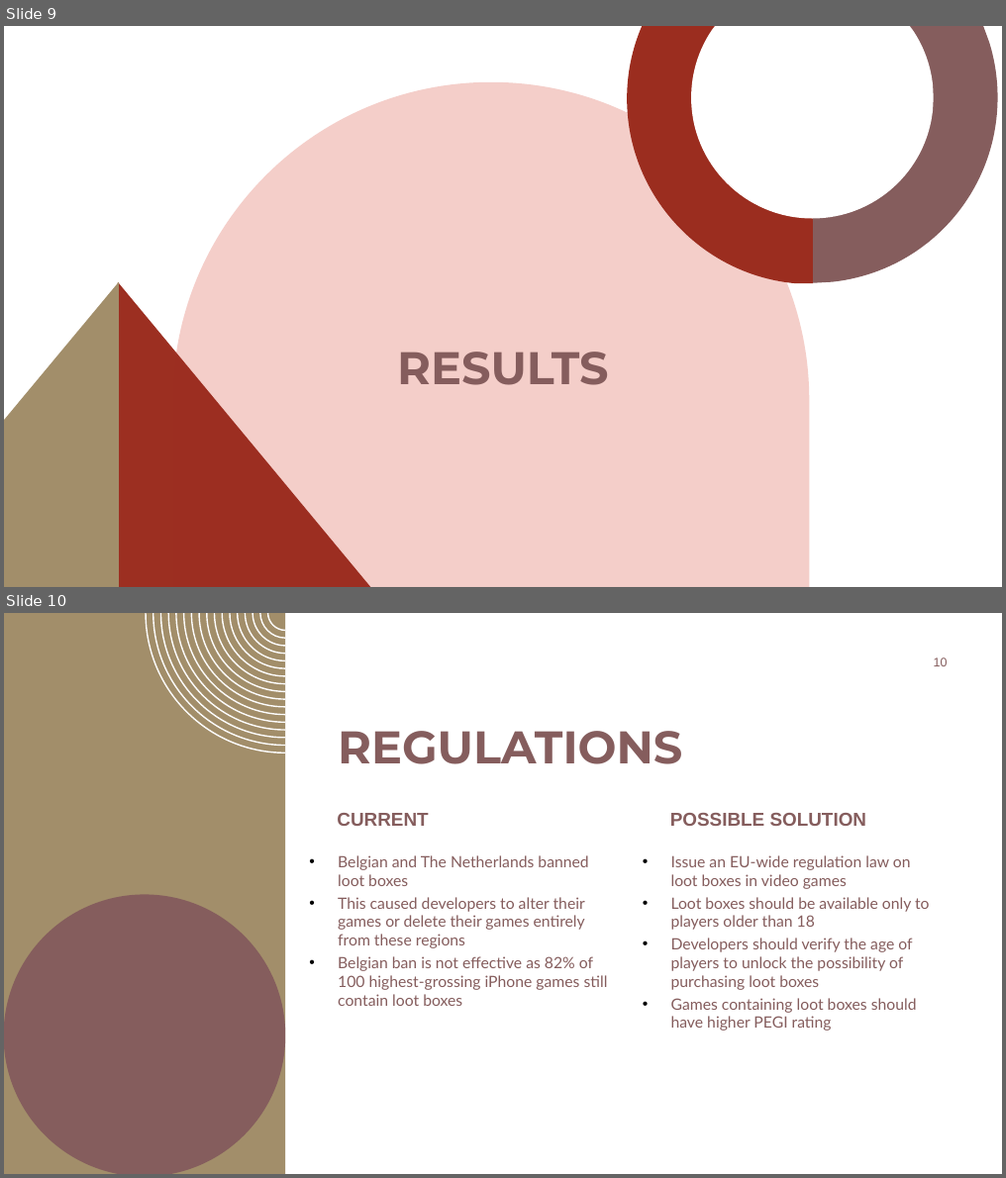
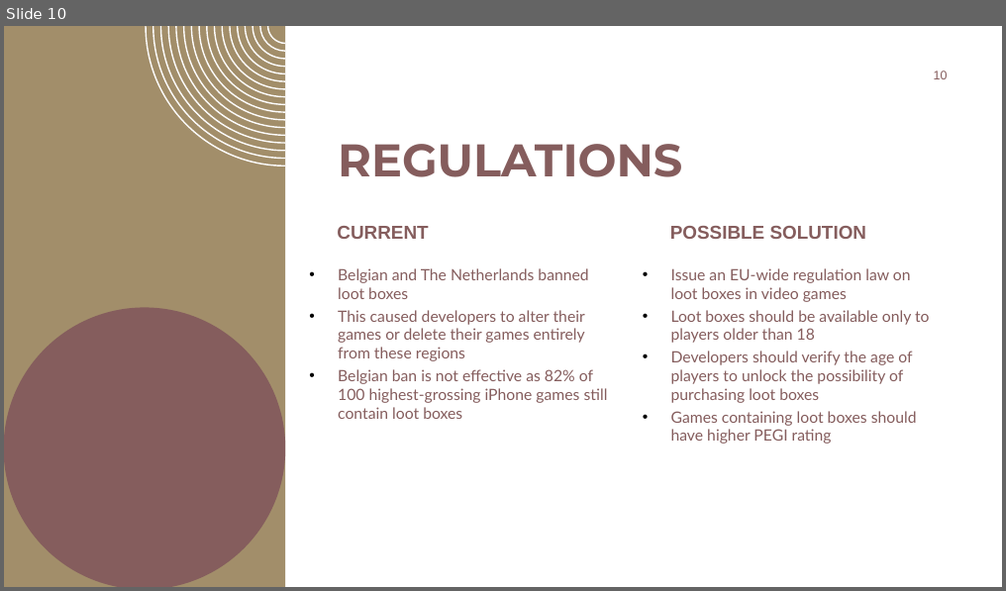
Before and after one commit to ignissak/mip2022, a slide deck: Bordas_MIP_Presentation.odp. Shown one above the other, each under a label of ours: slides 9 and 10 before the commit, slide 10 after it. The pictures are 1006x1178 and 1006x591 pixels, drawn with LibreOffice and Linux fonts; fonts in the diff are those of the drawing; background and template pictures are left out. Boxes give left, top, right and bottom in pixels: in the first picture for what was removed or moved away, otherwise in the second. Text is boxed around its words. In the diff, an @@ line names an element or a change of style, - is before the commit and + after.

```diff
--- a/Bordas_MIP_Presentation.odp
+++ b/Bordas_MIP_Presentation.odp
@@ slide 9 removed at [4,26,1002,587], background #FFFFFF @@
@@ freeform shape removed at [627,26,813,283] @@
@@ freeform shape removed at [691,26,934,218] @@
@@ freeform shape removed at [813,26,998,283] @@
@@ freeform shape removed at [173,82,810,587] @@
@@ freeform shape removed at [4,282,119,587] @@
@@ freeform shape removed at [118,282,372,587] @@
@@ title removed at [397,352,609,385] @@
-RESULTS
```
Also in this commit, not shown: 1 slide changed, 2 slides added, 1 other slide removed, 2 other files.
